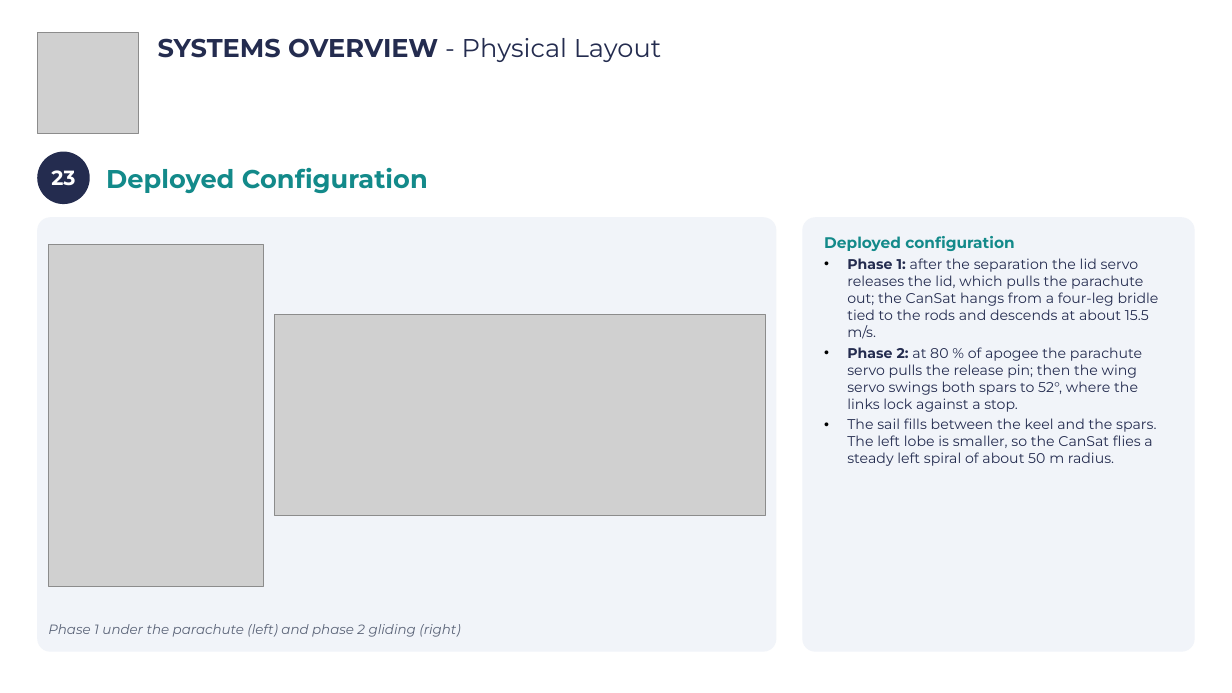
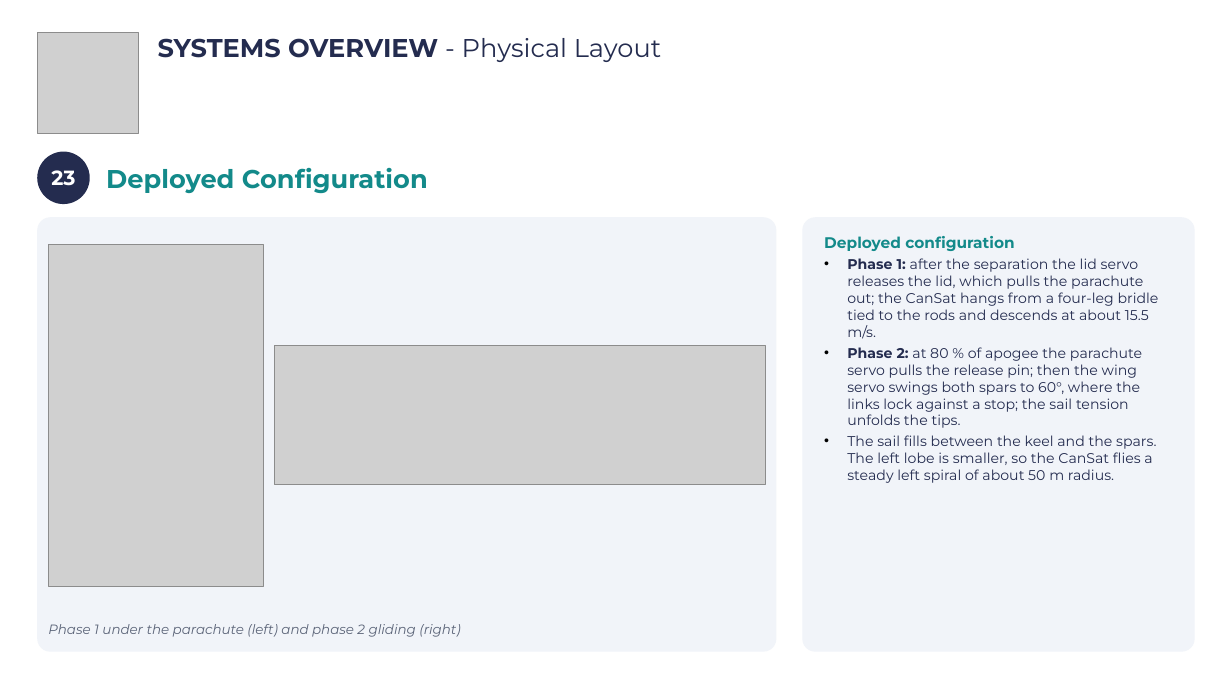
Before and after one commit to Caetano18/proyecto, a slide deck: slide 26 of cansat_pdr/laminas_plantilla/CanSat_PDR_Hermes_V2.pptx. Drawn at 1232x693 pixels with LibreOffice and Linux fonts; fonts in the diff are those of the drawing; grey boxes stand for pictures; background and template pictures are left out. Boxes give left, top, right and bottom in pixels: in the first picture for what was removed or moved away, otherwise in the second. Text is boxed around its words. In the diff, an @@ line names an element or a change of style, - is before the commit and + after.

```diff
--- a/cansat_pdr/laminas_plantilla/CanSat_PDR_Hermes_V2.pptx
+++ b/cansat_pdr/laminas_plantilla/CanSat_PDR_Hermes_V2.pptx
@@ picture: place and size @@
-picture at <box>274,314,765,516</box>
+picture at <box>274,346,765,484</box>
@@ text in rounded rectangle at <box>847,347,1142,428</box>: text changed @@
-• Phase 2: at 80 % of apogee the parachute servo pulls the release pin; then the wing servo swings both spars to 52°, where the links lock against a stop.
+• Phase 2: at 80 % of apogee the parachute servo pulls the release pin; then the wing servo swings both spars to 60°, where the links lock against a stop; the sail tension unfolds the tips.
```
Also in this commit, not shown: 12 other slides changed, 33 other files.
